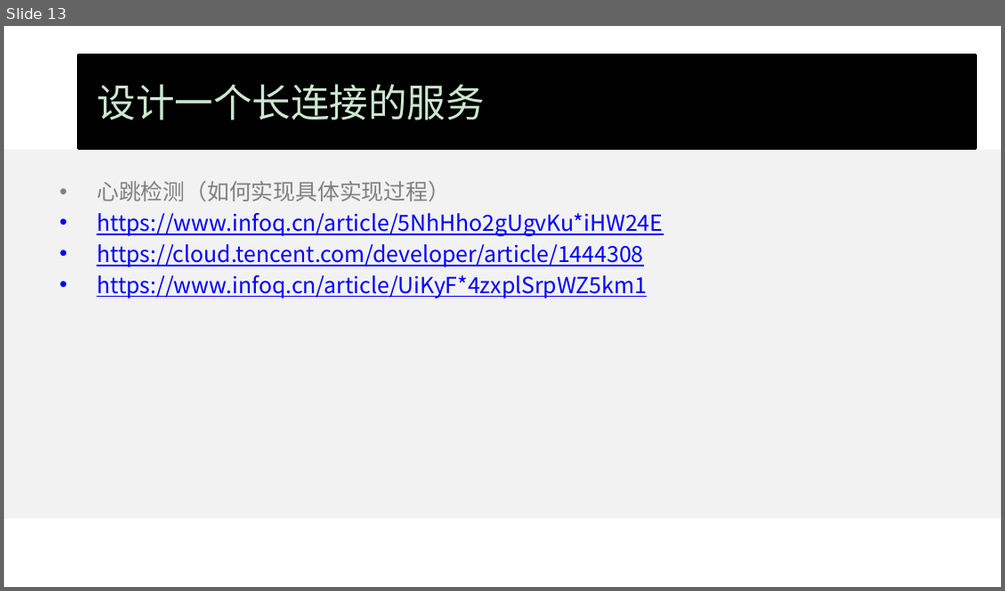
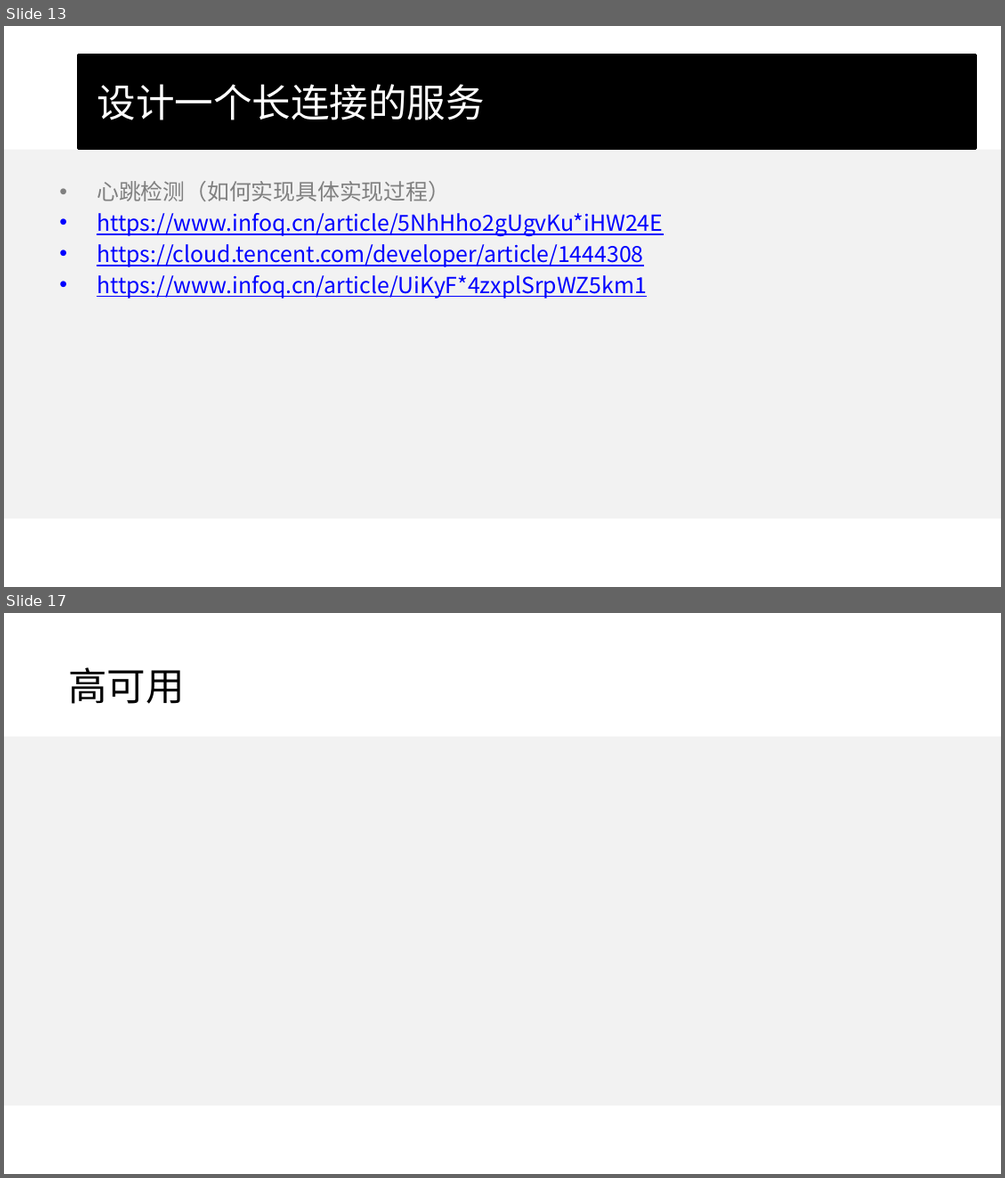
Before and after one commit to wangcy6/weekly, a slide deck: ppt/实战项目.pptx. Shown one above the other, each under a label of ours: slide 13 before the commit, slides 13 and 17 after it; the slides between them are not shown. The pictures are 1005x591 and 1005x1178 pixels, drawn with LibreOffice and Linux fonts; fonts in the diff are those of the drawing; background and template pictures are left out. Boxes give left, top, right and bottom in pixels: in the first picture for what was removed or moved away, otherwise in the second. Text is boxed around its words. In the diff, an @@ line names an element or a change of style, - is before the commit and + after.

```diff
--- a/ppt/实战项目.pptx
+++ b/ppt/实战项目.pptx
@@ slide 17 added at (x1=4, y1=613, x2=1001, y2=1174), background #FFFFFF; not listed: 1 template element that a slide beside it also shows @@
@@ title added at (x1=68, y1=667, x2=185, y2=704), 28 pt, text #000000 @@
+高可用
@@ slide 13 changed as well @@
@@ background #CCE8CF to #FFFFFF @@
@@ title "设计一个长连接的服务" at (x1=79, y1=54, x2=976, y2=149): text colour #CCE8CF to #FFFFFF @@
```
Also in this commit, not shown: 13 other slides changed, 4 other slides added, 1 slide removed, 5 other files.
